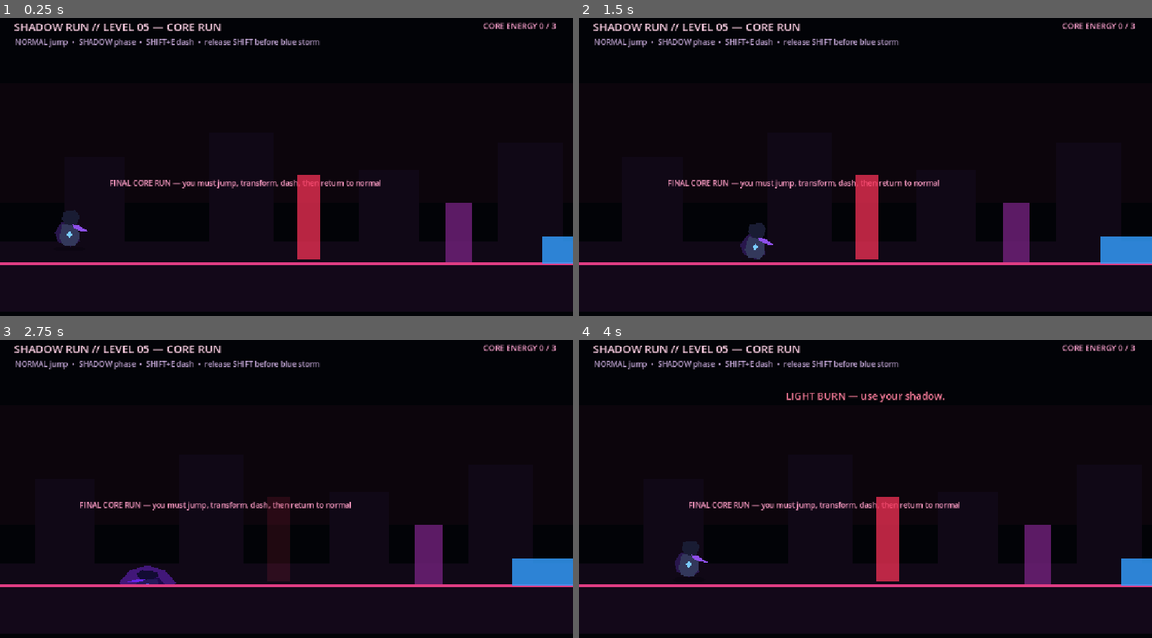
Above: before the commit, frames 1-4 (two rows, left to right).
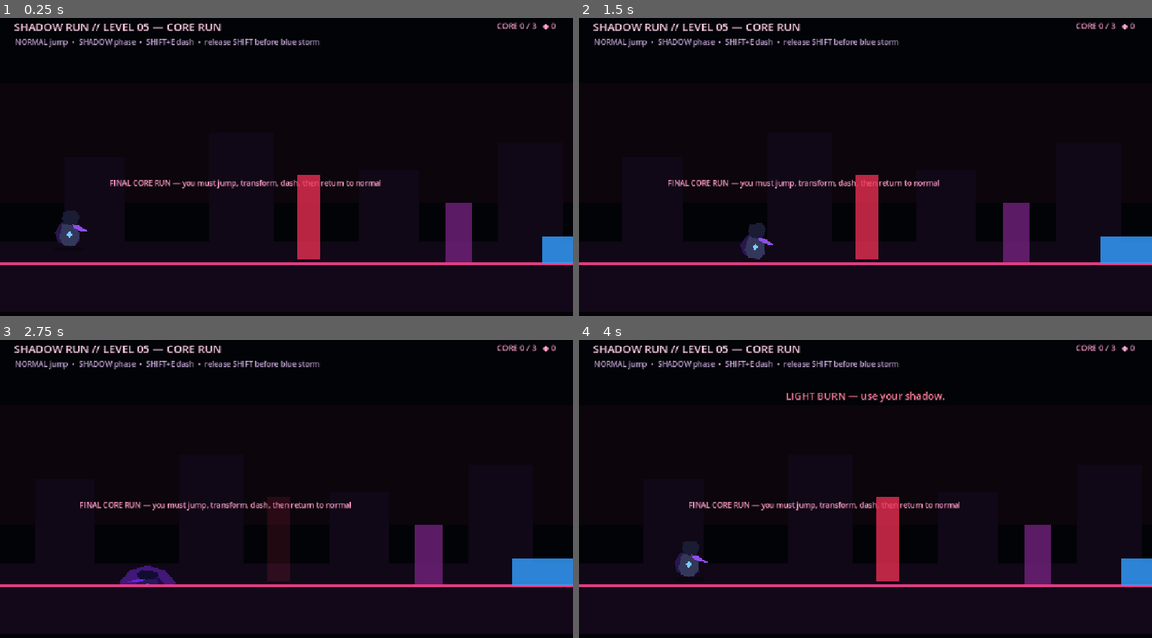
Above: after the commit, the same moments.

Repository: Yass29/shadow-run
Game: Godot game, scene res://level5.tscn
Two runs of this game, one before a commit and one after it. Both use one fixed random seed, a clock stepped at 60 frames per second and the inputs below. This scene is started directly instead of the project's main scene.
Inputs:
- Up to frame 1 (0.25 s): no input
- Up to frame 2 (1.5 s): tap Enter (ui_accept) at 0.5 s; hold Enter (ui_accept) 0.53-1.28 s; hold Right (ui_right) from 0.53 s (still down); tap R at 1.35 s
- Up to frame 3 (2.75 s): tap Enter (ui_accept) at 1.52, 1.55, 1.82, 2.3 s; release Right (ui_right) at 2.03 s; hold Left (ui_left) from 2.03 s (still down); hold Shift from 2.03 s (still down)
- Up to frame 4 (4 s): release Left (ui_left) at 2.78 s; release Shift at 2.78 s; hold Right (ui_right) from 2.78 s (still down); tap E at 2.85 s; tap Enter (ui_accept) at 3.02, 3.05, 3.32 s; hold Enter (ui_accept) from 3.53 s (still down)

The runs differ from the first frame. In frame 1, 0.2% of the frame differs, in the area x 84-98%, y 1-4%; in frame 2, 0.2%; in frame 3, 0.2%; in frame 4, 0.2%.

Commit message:
Show shard wallet in level5.gd

Diff:
--- a/level5.gd
+++ b/level5.gd
@@ -22,7 +22,7 @@
 	update_counter()
 
 func update_counter() -> void:
-	counter.text = "CORE ENERGY %d / 3" % fragments
+	counter.text = "CORE %d / 3   ◆ %d" % [fragments, GameState.shadow_shards]
 
 func respawn_player(message: String = "CORE DEFENSE TRIGGERED.") -> void:
 	if respawning:
